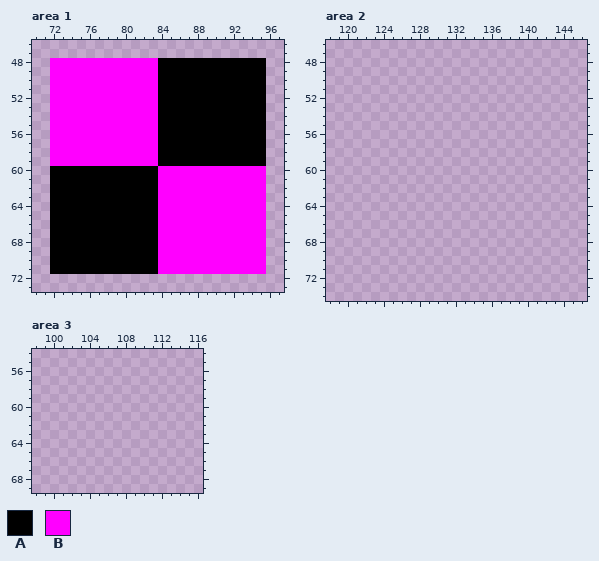
Pixel-art file: src/concept/sprite/items.aseprite. The picture above was drawn from the file before the commit.
288x288 pixels, 1 frame. Colours within 5 levels of each other are drawn and written as one. Shown: area 1: x 70..97, y 46..73; area 2: x 118..146, y 46..74; area 3: x 98..116, y 54..69. The commit also changed other parts of the picture, which this record leaves out.
Palette (. is transparent): A #000000  B #ff00ff
Pixels before, area 1, first column x 72:
48 BBBBBBBBBBBBAAAAAAAAAAAA
49 BBBBBBBBBBBBAAAAAAAAAAAA
50 BBBBBBBBBBBBAAAAAAAAAAAA
51 BBBBBBBBBBBBAAAAAAAAAAAA
52 BBBBBBBBBBBBAAAAAAAAAAAA
53 BBBBBBBBBBBBAAAAAAAAAAAA
54 BBBBBBBBBBBBAAAAAAAAAAAA
55 BBBBBBBBBBBBAAAAAAAAAAAA
56 BBBBBBBBBBBBAAAAAAAAAAAA
57 BBBBBBBBBBBBAAAAAAAAAAAA
58 BBBBBBBBBBBBAAAAAAAAAAAA
59 BBBBBBBBBBBBAAAAAAAAAAAA
60 AAAAAAAAAAAABBBBBBBBBBBB
61 AAAAAAAAAAAABBBBBBBBBBBB
62 AAAAAAAAAAAABBBBBBBBBBBB
63 AAAAAAAAAAAABBBBBBBBBBBB
64 AAAAAAAAAAAABBBBBBBBBBBB
65 AAAAAAAAAAAABBBBBBBBBBBB
66 AAAAAAAAAAAABBBBBBBBBBBB
67 AAAAAAAAAAAABBBBBBBBBBBB
68 AAAAAAAAAAAABBBBBBBBBBBB
69 AAAAAAAAAAAABBBBBBBBBBBB
70 AAAAAAAAAAAABBBBBBBBBBBB
71 AAAAAAAAAAAABBBBBBBBBBBB
Once edited:
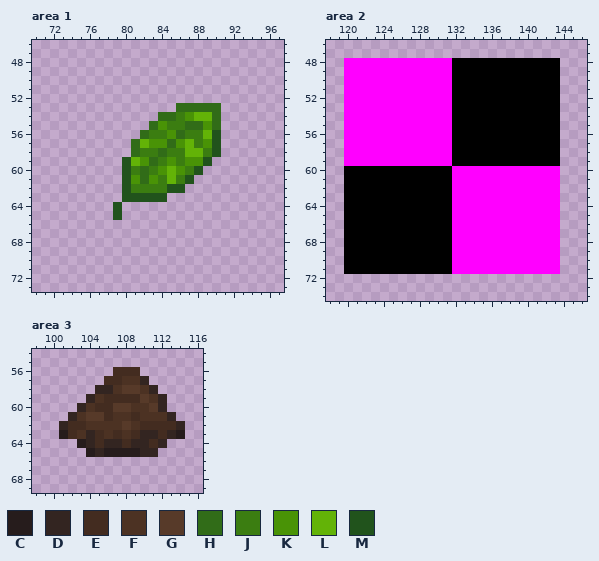
Colours new in this view: C #261c1c  D #332521  E #432c20  F #4c3223  G #573a29  H #316c18  J #3b7d11  K #499306  L #63b307  M #21531c
What changed:
Changed rows in their new state; - is an unchanged pixel.
Area 1:
first column x 72:
48 ........................
49 ........................
50 ........................
51 ........................
52 ........................
53 ..............HHHHH.....
54 ............HHJKLLH.....
55 ...........HKJJHHKH.....
56 ..........HJJKHJJLM.....
57 .........HLKKHKLJKM.....
58 .........HJJHJJLLJM.....
59 ........MLKHJKJKKM......
60 ........MJHJKLKJM.......
61 ........MKHKJLJM........
62 ........MJJJJMM.........
63 ........MMMMM...........
64 .......M................
65 .......M................
66 ........................
67 ........................
68 ........................
69 ........................
70 ........................
71 ........................
Area 2:
first column x 120:
48 BBBBBBBBBBBBAAAAAAAAAAAA
49 BBBBBBBBBBBBAAAAAAAAAAAA
50 BBBBBBBBBBBBAAAAAAAAAAAA
51 BBBBBBBBBBBBAAAAAAAAAAAA
52 BBBBBBBBBBBBAAAAAAAAAAAA
53 BBBBBBBBBBBBAAAAAAAAAAAA
54 BBBBBBBBBBBBAAAAAAAAAAAA
55 BBBBBBBBBBBBAAAAAAAAAAAA
56 BBBBBBBBBBBBAAAAAAAAAAAA
57 BBBBBBBBBBBBAAAAAAAAAAAA
58 BBBBBBBBBBBBAAAAAAAAAAAA
59 BBBBBBBBBBBBAAAAAAAAAAAA
60 AAAAAAAAAAAABBBBBBBBBBBB
61 AAAAAAAAAAAABBBBBBBBBBBB
62 AAAAAAAAAAAABBBBBBBBBBBB
63 AAAAAAAAAAAABBBBBBBBBBBB
64 AAAAAAAAAAAABBBBBBBBBBBB
65 AAAAAAAAAAAABBBBBBBBBBBB
66 AAAAAAAAAAAABBBBBBBBBBBB
67 AAAAAAAAAAAABBBBBBBBBBBB
68 AAAAAAAAAAAABBBBBBBBBBBB
69 AAAAAAAAAAAABBBBBBBBBBBB
70 AAAAAAAAAAAABBBBBBBBBBBB
71 AAAAAAAAAAAABBBBBBBBBBBB
Area 3:
first column x 101:
56 ------EEE-----
57 -----EEFFD----
58 ----DDFGGFD---
59 ---DFEEEEGFD--
60 --DFEEGGFFGD--
61 -DFGGEFFEFFFD-
62 DEEFFFFGFEEEED
63 CEFDEFEFEDDEDC
64 --CDEDDEDDED--
65 ---CDCCCCDD---
Where, in picture pixels (left, top, right, bottom), the same in both pictures:
changed: (50, 58, 266, 274)
added: (344, 58, 560, 274)
added: (59, 367, 185, 457)
